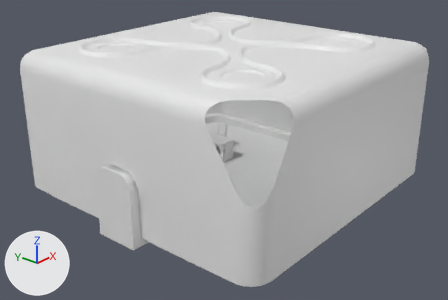
The Blender file environment/abandoned_spaceship/abandoned_spaceship_lab_room.blend: old version first, new version second.
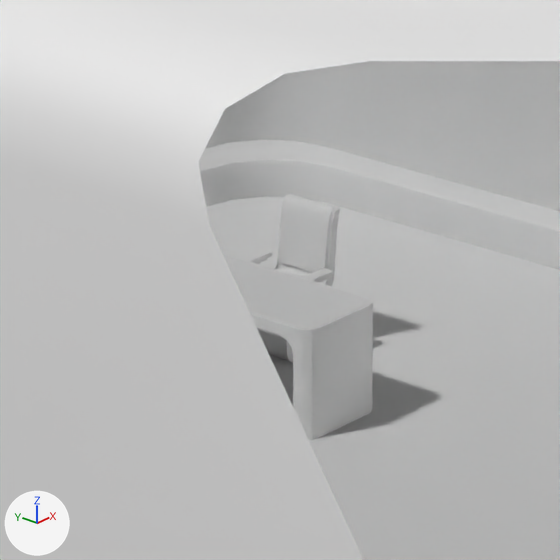
The first picture shows the older version from a 50 mm camera at (-15.62, -12.82, 9.71) aimed at (-0.54, -0.21, 1.52). The close-ups show the older and then the newer version on the part from 38% to 59% of the width and 30% to 61% of the height of that picture. Only the edits that show in the close-ups are written down. Lighting does not change. The marker at lower left points along +X, +Y and +Z. Everything nearer to the camera than a plane just in front of the edit is cut away. Materials are left out; every surface is plain grey.

The older version as bpy lines, for what is in view:
```python
me_cube_001 = bpy.data.meshes.new('Cube.001')
me_cube_001.from_pydata(...)  # 1428 vertices, 1090 faces; spans x -5.3..5.0, y -5.0..5.0, z 0.0..5.1
me_cube_001.polygons.foreach_set('use_smooth', [True] * 1090)
me_cube_001.materials.append(mat_aluminum_flat)
me_cube_001.materials.append(mat_plastic_walls)
me_cube_001.materials.append(mat_plastic_corners)
me_cube_001.materials.append(mat_plastic_footstall)
me_cube_001.materials.append(mat_plastic_edge)
me_cube_001.materials.append(mat_plastic_topedge)
me_cube_001.materials.append(mat_flood_lamps)
me_cube_001.materials.append(mat_aluminum_longth)
me_cube_001.materials.append(mat_hex_floor)
me_cube_001.materials.append(mat_throwrug)
ob_chair_001 = bpy.data.objects.new('Chair.001', None)
ob_chair_001.location = (2.4, 2.5, 0.0)
ob_chair_001.rotation_euler = (0.0, 0.0, -1.571)  # degrees (0, 0, -90)
ob_chair_001.instance_type = 'COLLECTION'
ob_chair_001.instance_collection = col_chair
ob_room = bpy.data.objects.new('Room', me_cube_001)
ob_room.location = (0.0, 0.0, 0.0)
ob_table = bpy.data.objects.new('Table', None)
ob_table.location = (1.6, 2.35, 0.0)
ob_table.rotation_euler = (0.0, 0.0, -1.571)  # degrees (0, 0, -90)
ob_table.instance_type = 'COLLECTION'
ob_table.instance_collection = col_table
```
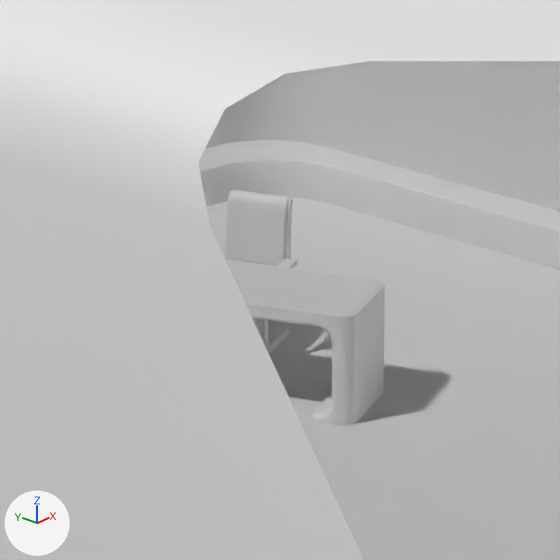
Boxes (x1, y1, x2, y2) around the edits, measured in the close-ups (560 x 560 px):
'Table', turned: before (223, 254, 373, 440); after (225, 259, 385, 425)
'Chair.001', moved, turned: before (241, 194, 340, 362); after (221, 190, 298, 354)

The change, as a list of edits to the scene's bpy script:
```text
Change ob_chair_001:
    ob_chair_001.location: (2.4, 2.5, 0.0) -> (2.3, 2.765, 0.0)
    ob_chair_001.rotation_euler: (0.0, 0.0, -1.571) -> (0.0, 0.0, -1.222)  # degrees (0, 0, -90) -> degrees (0, 0, -70)
Change ob_table:
    ob_table.rotation_euler: (0.0, 0.0, -1.571) -> (0.0, 0.0, -1.222)  # degrees (0, 0, -90) -> degrees (0, 0, -70)
```
